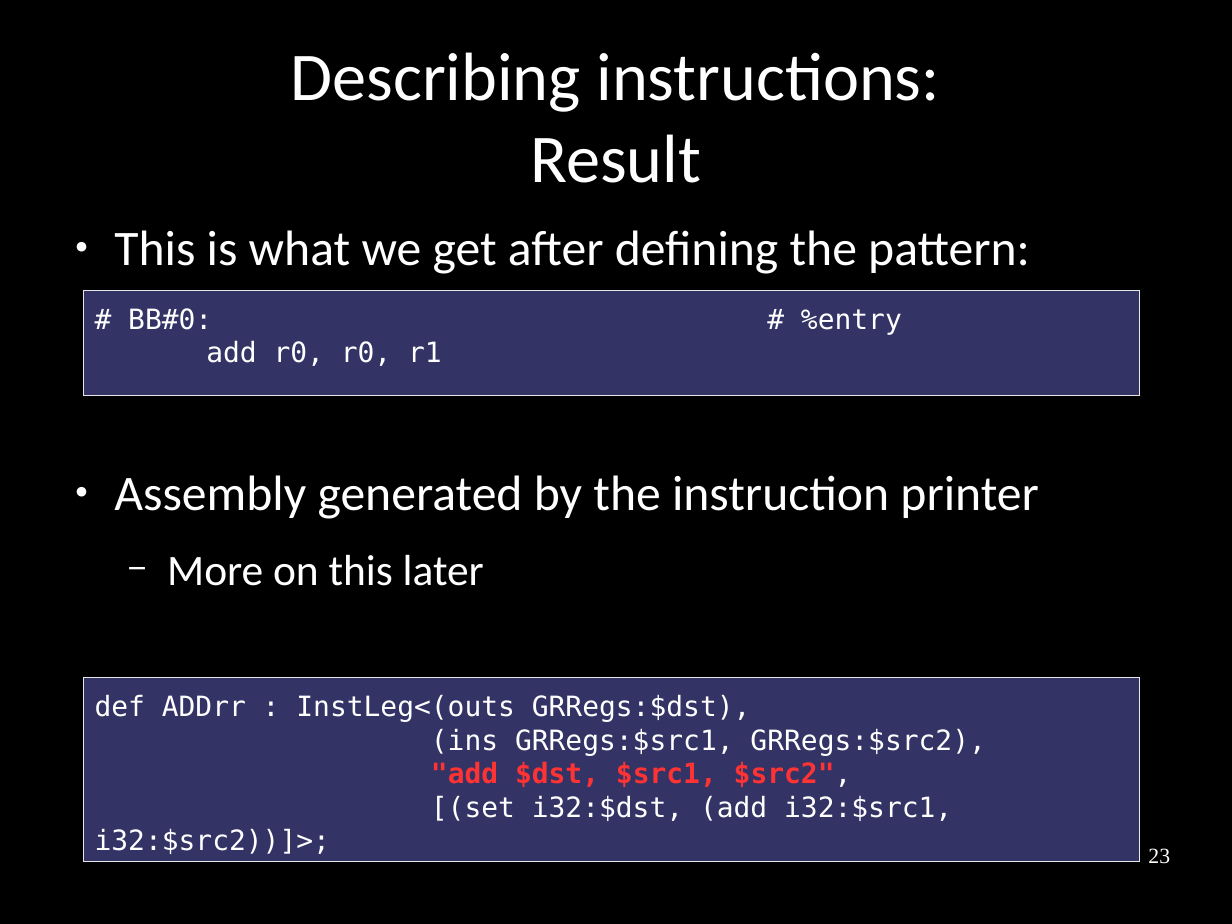
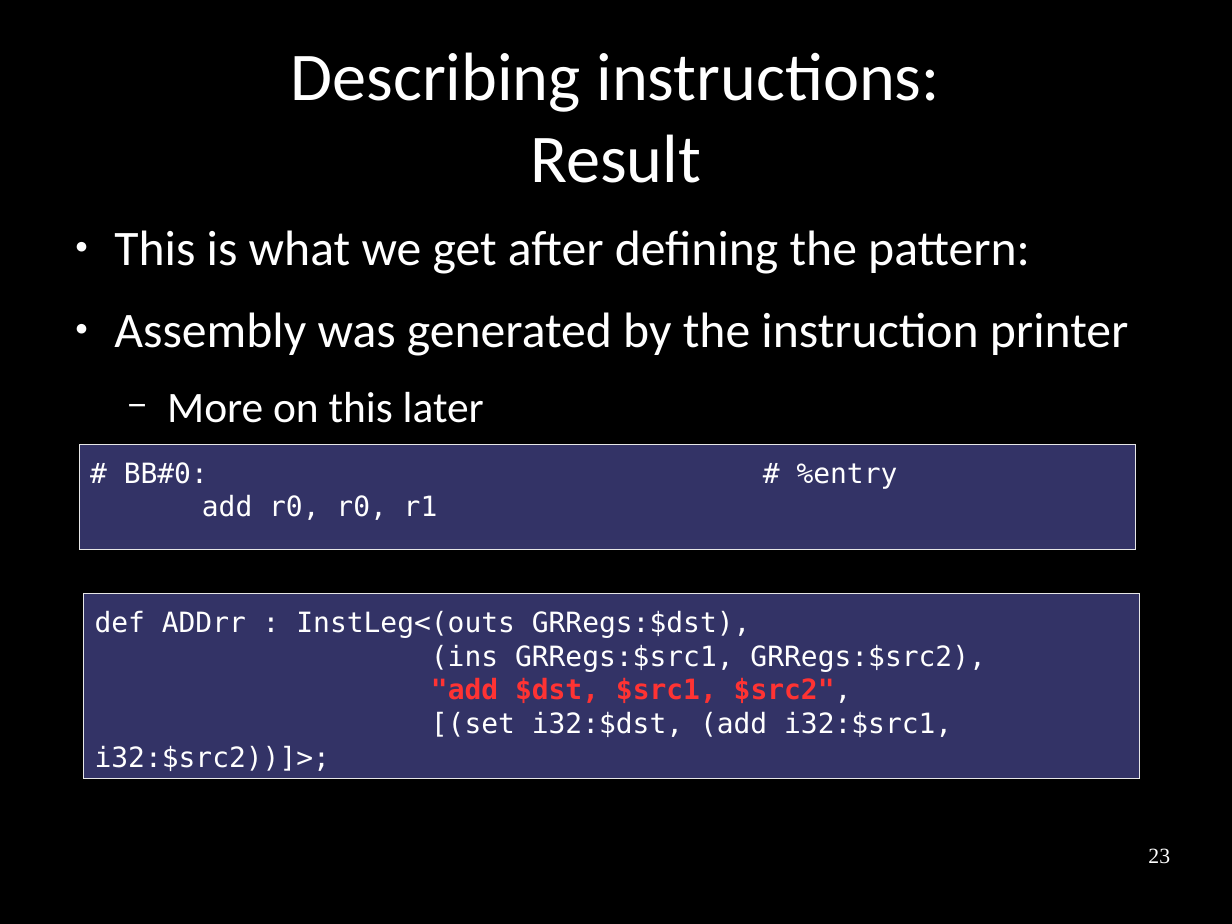
Before and after one commit to frasercrmck/llvm-leg, a slide deck: slide 23 of docs/Codeplay/Slides.odp. Drawn at 1232x924 pixels with LibreOffice and Linux fonts; fonts in the diff are those of the drawing. Boxes give left, top, right and bottom in pixels: in the first picture for what was removed or moved away, otherwise in the second. Text is boxed around its words. In the diff, an @@ line names an element or a change of style, - is before the commit and + after.

Commit message:
Layout changes and removing empty summary page.

```diff
--- a/docs/Codeplay/Slides.odp
+++ b/docs/Codeplay/Slides.odp
@@ text at <box>114,312,1129,356</box>: text changed @@
-● Assembly generated by the instruction printer
+● Assembly was generated by the instruction printer
@@ rectangle "# BB#0: # %entry": place and size @@
-rectangle "# BB#0: # %entry" at <box>84,291,1140,396</box>
+rectangle "# BB#0: # %entry" at <box>79,445,1136,550</box>
@@ rectangle "def ADDrr : InstLeg<(outs GRRegs:$dst),": place and size @@
-rectangle "def ADDrr : InstLeg<(outs GRRegs:$dst)," at <box>84,677,1140,862</box>
+rectangle "def ADDrr : InstLeg<(outs GRRegs:$dst)," at <box>84,594,1140,778</box>
```
Also in this commit, not shown: 13 other slides changed, 1 slide removed.
